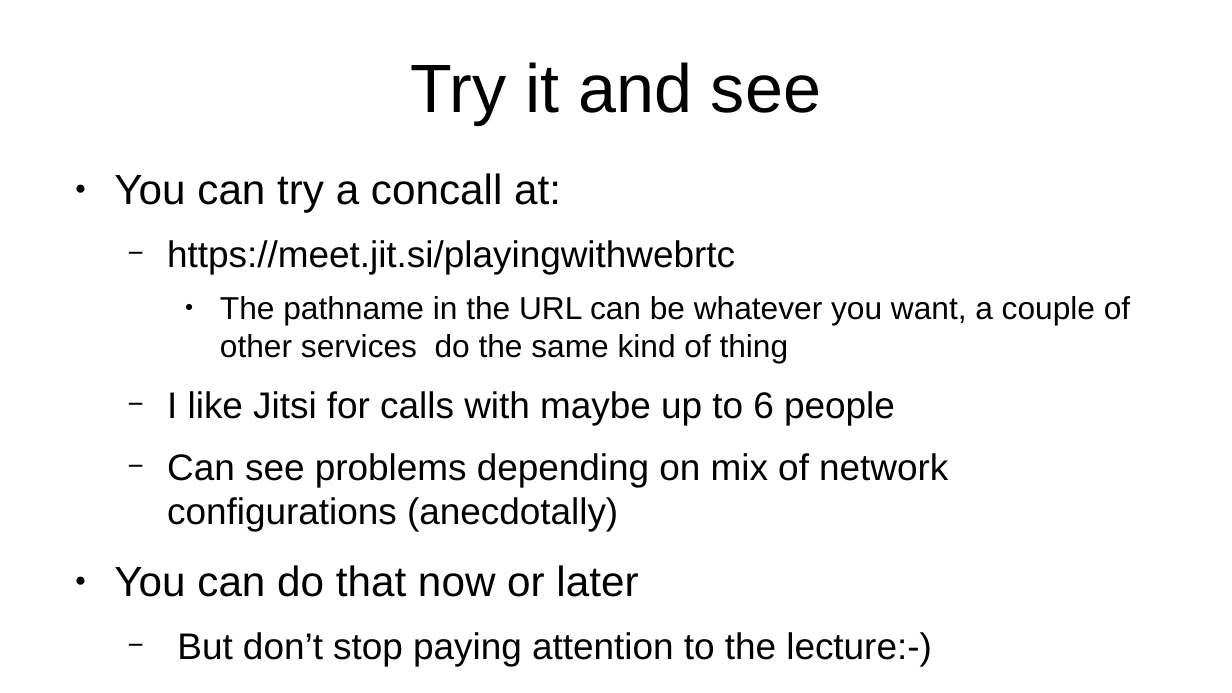
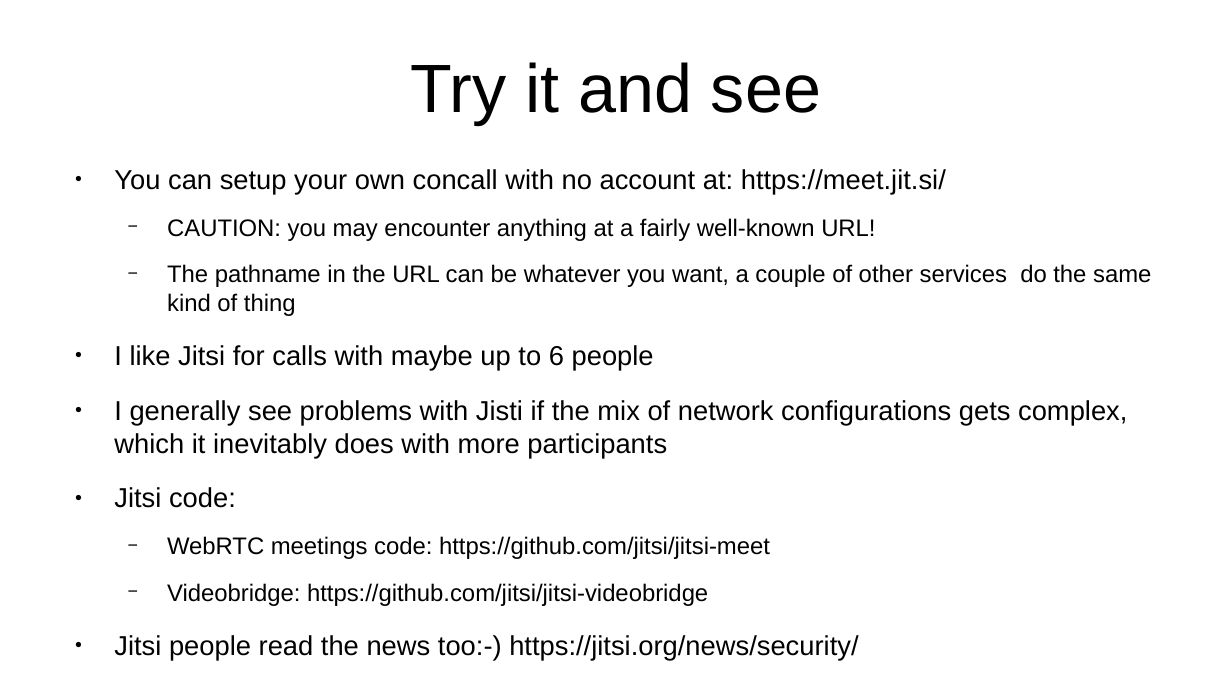
Before and after one commit to sftcd/cs7053, a slide deck: slide 22 of 2016lectures/12-webrtc.odp (slide 7 before the commit). Drawn at 1232x693 pixels with LibreOffice and Linux fonts; fonts in the diff are those of the drawing. Boxes give left, top, right and bottom in pixels: in the first picture for what was removed or moved away, otherwise in the second. Text is boxed around its words. In the diff, an @@ line names an element or a change of style, - is before the commit and + after.

```diff
--- a/2016lectures/12-webrtc.odp
+++ b/2016lectures/12-webrtc.odp
@@ text at <box>114,169,946,241</box>: text changed; size 23.8 to 17.6 pt @@
-● You can try a concall at:
-  − https://meet.jit.si/playingwithwebrtc
+● You can setup your own concall with no account at: https://meet.jit.si/
+  − CAUTION: you may encounter anything at a fairly well-known URL!
@@ text at <box>114,264,1151,370</box>: size 20.4 to 15.4 pt in "The pathname in the URL can be ..."; size 23.8 to 17.6 pt in "I like Jitsi for calls with maybe ..."; bullet ● to −; list level 3 to 2 in "The pathname in the URL ..."; bullet − to ●; list level 2 to 1 in "I like Jitsi for calls ..." @@
@@ text at <box>114,400,1127,659</box>: text changed; size 23.8 to 17.6 pt @@
-  − Can see problems depending on mix of network configurations (anecdotally)
-● You can do that now or later
-  − But don’t stop paying attention to the lecture:-)
+● I generally see problems with Jisti if the mix of network configurations gets complex, which it inevitably does with more participants
+● Jitsi code:
+  − WebRTC meetings code: https://github.com/jitsi/jitsi-meet
+  − Videobridge: https://github.com/jitsi/jitsi-videobridge
+● Jitsi people read the news too:-) https://jitsi.org/news/security/
```
Also in this commit, not shown: 2 other slides changed, 2 slides added, 2 other files.
